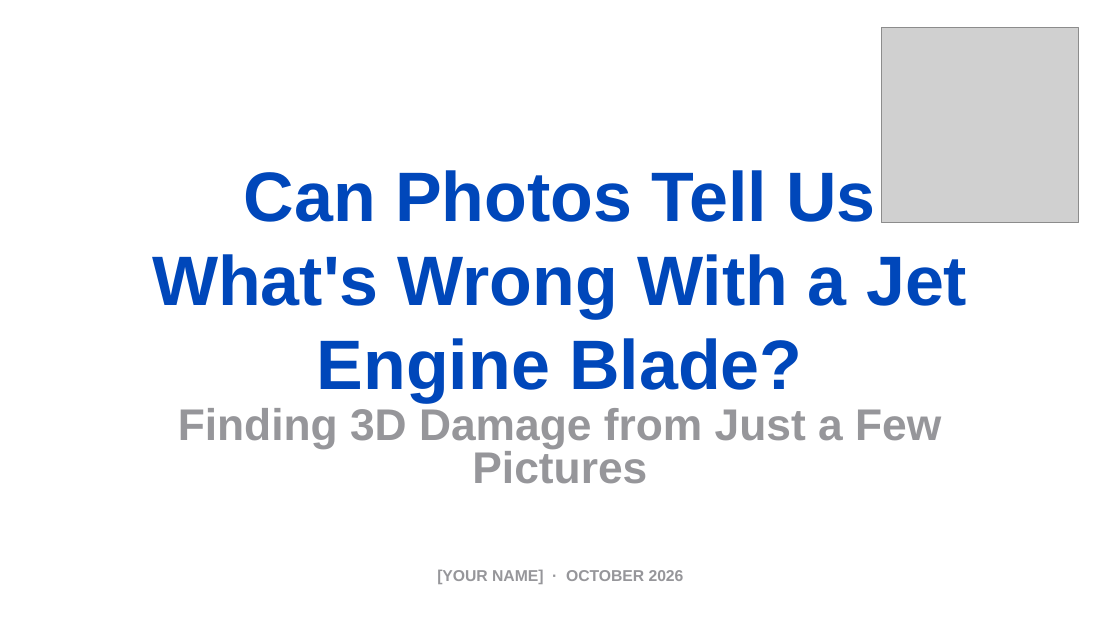
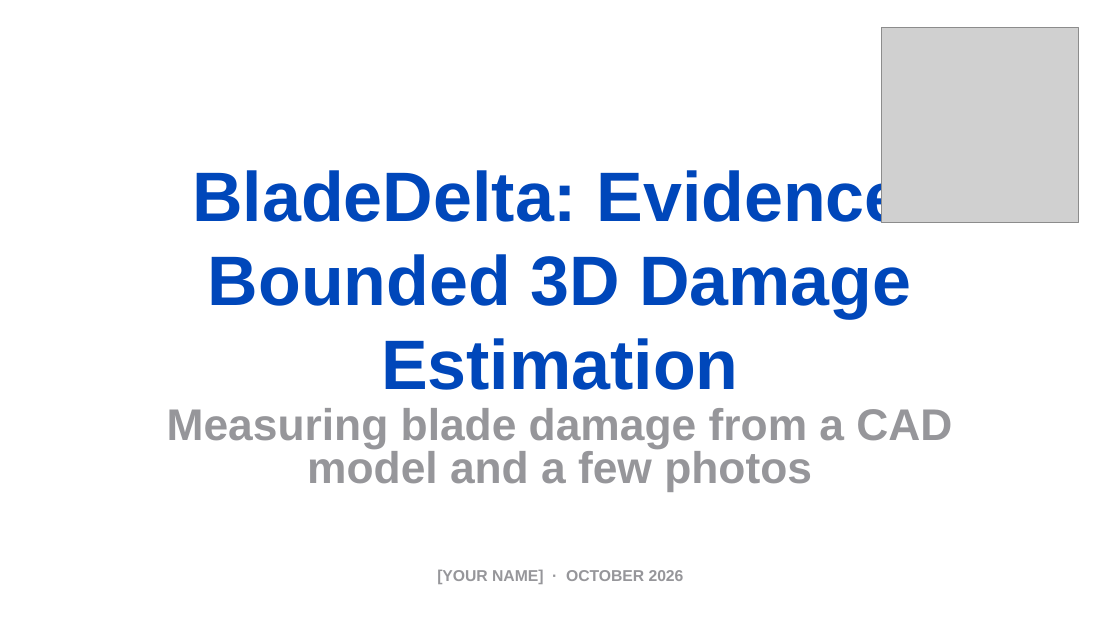
Before and after one commit to afeefaaazam03/3D-Jetblade, a slide deck: slide 1 of media/BladeDelta_presentation.pptx. Drawn at 1120x630 pixels with LibreOffice and Linux fonts; fonts in the diff are those of the drawing; grey boxes stand for pictures; background and template pictures are left out. Boxes give left, top, right and bottom in pixels: in the first picture for what was removed or moved away, otherwise in the second. Text is boxed around its words. In the diff, an @@ line names an element or a change of style, - is before the commit and + after.

```diff
--- a/media/BladeDelta_presentation.pptx
+++ b/media/BladeDelta_presentation.pptx
@@ title at (192, 165, 927, 390): text changed @@
-Can Photos Tell Us What's Wrong With a Jet Engine Blade?
+BladeDelta: Evidence-Bounded 3D Damage Estimation
@@ subtitle at (167, 408, 952, 491): text changed @@
-Finding 3D Damage from Just a Few Pictures
+Measuring blade damage from a CAD model and a few photos
```
Also in this commit, not shown: 14 slides removed.
